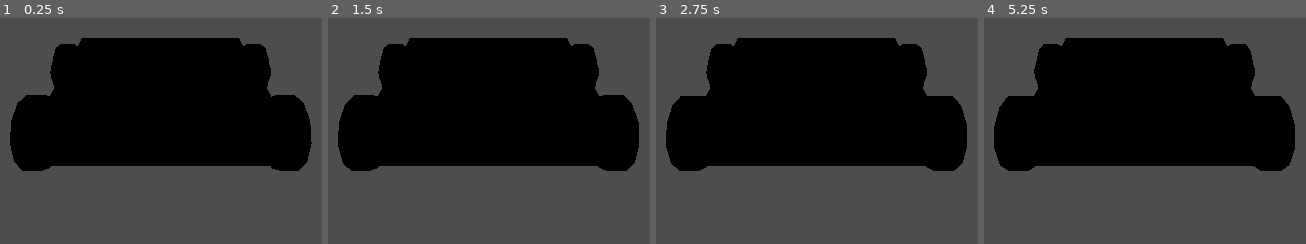
Above: before the commit, frames 1-4 (left to right).
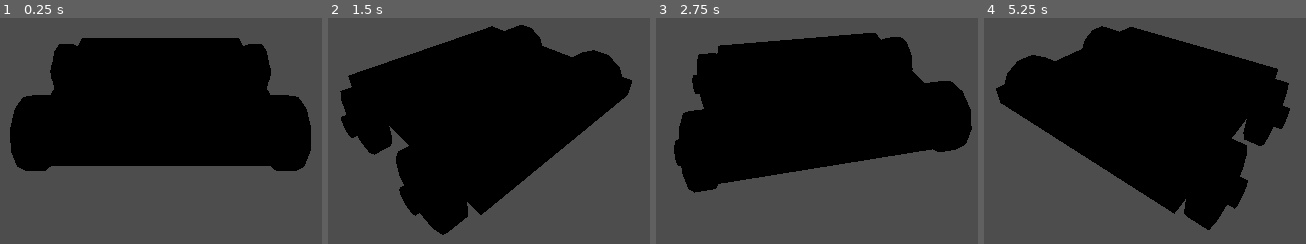
Above: after the commit, the same moments.

Repository: RoboPesce/IfYouBuildItTheyWillScale
Game: Godot game, scene res://Game/World/World.tscn
Same seed, same stepped clock (60 frames per second), same inputs: the game is played once before the commit and once after it. Before the commit the project starts from res://Game/World.tscn.
Inputs (mouse positions are in pixels of both pictures, inside the frame that each line leads up to):
- Up to frame 1 (0.25 s): no input
- Up to frame 2 (1.5 s): tap Enter at 0.5 s; move the mouse to (outside the picture) at 0.52 s; hold Mouse wheel up (RotateCameraLeft, bound only after the comm… 0.53-1.28 s; tap Mouse wheel down (RotateCameraRight, bound only after the c… at 0.8, 1.35 s; move the mouse to (328, 121) at 1.27 s
- Up to frame 3 (2.75 s): tap Mouse wheel up (RotateCameraLeft, bound only after the comm… at 1.55 s; move the mouse to (outside the picture) at 2.02 s; hold Mouse wheel up (RotateCameraLeft, bound only after the comm… from 2.03 s (still down); tap Mouse wheel down (RotateCameraRight, bound only after the c… at 2.3 s
- Up to frame 4 (5.25 s): move the mouse to (1103, 189) at 2.77 s; release Mouse wheel up (RotateCameraLeft, bound only after the comm… at 2.78 s; tap Mouse wheel down (RotateCameraRight, bound only after the c… at 2.85, 3.8, 4.35 s; tap Mouse wheel up (RotateCameraLeft, bound only after the comm… at 3.05, 4.55 s; move the mouse to (outside the picture) at 3.52 s; hold Mouse wheel up (RotateCameraLeft, bound only after the comm… 3.53-4.28 s; move the mouse to (outside the picture) at 4.27 s; move the mouse to (1183, 99) at 5.02 s; hold Mouse wheel up (RotateCameraLeft, bound only after the comm… from 5.03 s (still down)

The runs differ from the first frame. In frame 1, 0.2% of the frame differs, in the area x 3-97%, y 11-68%; in frame 2, 21%, in the area x 3-97%, y 3-97%; in frame 3, 8.9%; in frame 4, 20%.

Commit message:
stone block, camera, reorg

Diff:
--- a/Game/Cart/CartMesh.gd
+++ b/Game/Cart/CartMesh.gd
@@ -2,7 +2,7 @@
 
 var Wheels : Array[MeshInstance3D]
 
-var wheel_velocity : float = 5
+var wheel_velocity : float = 0
 
 func _ready() -> void:
 	Wheels = [ $Wheel1, $Wheel2, $Wheel3, $Wheel4 ]
--- /dev/null
+++ b/Game/Pieces/Blocks/Materials/Stone.tres
@@ -0,0 +1,8 @@
+[gd_resource type="StandardMaterial3D" load_steps=2 format=3 uid="uid://ddnytncw8moaj"]
+
+[ext_resource type="Texture2D" uid="uid://dgw7itxyclset" path="res://Res/Stone.png" id="1_xo4ef"]
+
+[resource]
+albedo_texture = ExtResource("1_xo4ef")
+uv1_scale = Vector3(3, 2, 1)
+texture_filter = 0
--- /dev/null
+++ b/Game/Pieces/Blocks/Scenes/StoneBlock.tscn
@@ -0,0 +1,17 @@
+[gd_scene load_steps=4 format=3 uid="uid://c4s42nkmbqkd3"]
+
+[ext_resource type="Material" uid="uid://wr3lii6dhs5" path="res://Game/Pieces/Blocks/Materials/Wood.tres" id="1_fmnqk"]
+
+[sub_resource type="BoxMesh" id="BoxMesh_p0mow"]
+lightmap_size_hint = Vector2i(14, 21)
+material = ExtResource("1_fmnqk")
+
+[sub_resource type="BoxShape3D" id="BoxShape3D_hjb85"]
+
+[node name="WoodBlock" type="CharacterBody3D"]
+
+[node name="Mesh" type="MeshInstance3D" parent="."]
+mesh = SubResource("BoxMesh_p0mow")
+
+[node name="CollisionShape3D" type="CollisionShape3D" parent="."]
+shape = SubResource("BoxShape3D_hjb85")
--- a/Game/World.tscn
+++ /dev/null
@@ -1,12 +0,0 @@
-[gd_scene load_steps=2 format=3 uid="uid://00hg736y6xd3"]
-
-[ext_resource type="PackedScene" uid="uid://bxx3xpim0frqv" path="res://Game/Cart/Cart.tscn" id="1_x7ua4"]
-
-[node name="World" type="Node3D"]
-
-[node name="Cart" parent="." instance=ExtResource("1_x7ua4")]
-
-[node name="CameraRoot" type="Node3D" parent="Cart"]
-
-[node name="Camera3D" type="Camera3D" parent="Cart/CameraRoot"]
-transform = Transform3D(-3.59101e-08, -0.570169, 0.821528, -2.49229e-08, 0.821528, 0.570169, -1, 0, -4.37114e-08, 7.53008, 5.57763, 0)
--- /dev/null
+++ b/Game/World/CameraRoot.gd
@@ -0,0 +1,14 @@
+extends Node3D
+
+var rotational_velocity : float = 0
+@export var max_rotational_velocity : float
+
+# Called every frame. 'delta' is the elapsed time since the previous frame.
+func _process(delta: float) -> void:
+	rotational_velocity *= 0.97
+
+	rotate_y(rotational_velocity * delta)
+
+func _input(event: InputEvent) -> void:
+	if (event.is_action_pressed("RotateCameraLeft")): rotational_velocity = max_rotational_velocity
+	elif (event.is_action_pressed("RotateCameraRight")): rotational_velocity = -max_rotational_velocity
--- /dev/null
+++ b/Game/World/World.tscn
@@ -0,0 +1,15 @@
+[gd_scene load_steps=3 format=3 uid="uid://00hg736y6xd3"]
+
+[ext_resource type="PackedScene" uid="uid://bxx3xpim0frqv" path="res://Game/Cart/Cart.tscn" id="1_hwa3o"]
+[ext_resource type="Script" path="res://Game/World/CameraRoot.gd" id="2_gr56s"]
+
+[node name="World" type="Node3D"]
+
+[node name="Cart" parent="." instance=ExtResource("1_hwa3o")]
+
+[node name="CameraRoot" type="Node3D" parent="Cart"]
+script = ExtResource("2_gr56s")
+max_rotational_velocity = 3.0
+
+[node name="Camera3D" type="Camera3D" parent="Cart/CameraRoot"]
+transform = Transform3D(-3.59101e-08, -0.570169, 0.821528, -2.49229e-08, 0.821528, 0.570169, -1, 0, -4.37114e-08, 7.53008, 5.57763, 0)
--- a/project.godot
+++ b/project.godot
@@ -11,7 +11,7 @@
 [application]
 
 config/name="IfYouBuildItTheyWillScale"
-run/main_scene="res://Game/World.tscn"
+run/main_scene="res://Game/World/World.tscn"
 config/features=PackedStringArray("4.3", "Forward Plus")
 config/icon="res://icon.svg"
 
@@ -20,3 +20,16 @@
 texture={
 "detect_3d/compress_to": 0
 }
+
+[input]
+
+RotateCameraLeft={
+"deadzone": 0.5,
+"events": [Object(InputEventMouseButton,"resource_local_to_scene":false,"resource_name":"","device":-1,"window_id":0,"alt_pressed":false,"shift_pressed":false,"ctrl_pressed":false,"meta_pressed":false,"button_mask":0,"position":Vector2(0, 0),"global_position":Vector2(0, 0),"factor":1.0,"button_index":4,"canceled":false,"pressed":false,"double_click":false,"script":null)
+]
+}
+RotateCameraRight={
+"deadzone": 0.5,
+"events": [Object(InputEventMouseButton,"resource_local_to_scene":false,"resource_name":"","device":-1,"window_id":0,"alt_pressed":false,"shift_pressed":false,"ctrl_pressed":false,"meta_pressed":false,"button_mask":0,"position":Vector2(0, 0),"global_position":Vector2(0, 0),"factor":1.0,"button_index":5,"canceled":false,"pressed":false,"double_click":false,"script":null)
+]
+}
Not shown, added: Res/Stone.png.import
